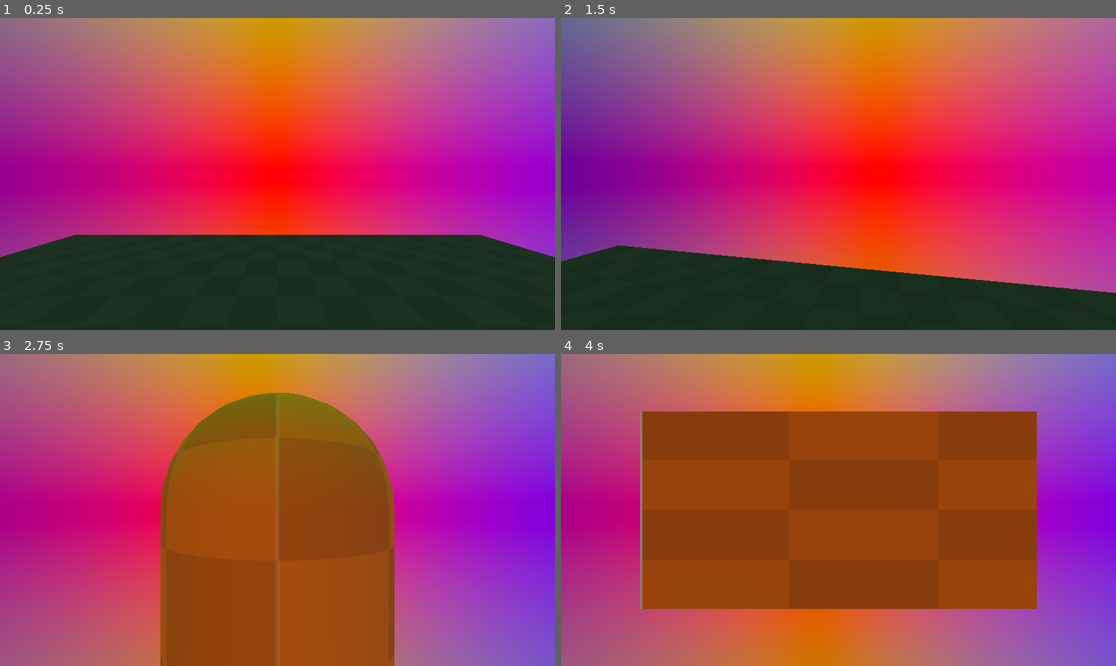
Above: before the commit, frames 1-4 (two rows, left to right).
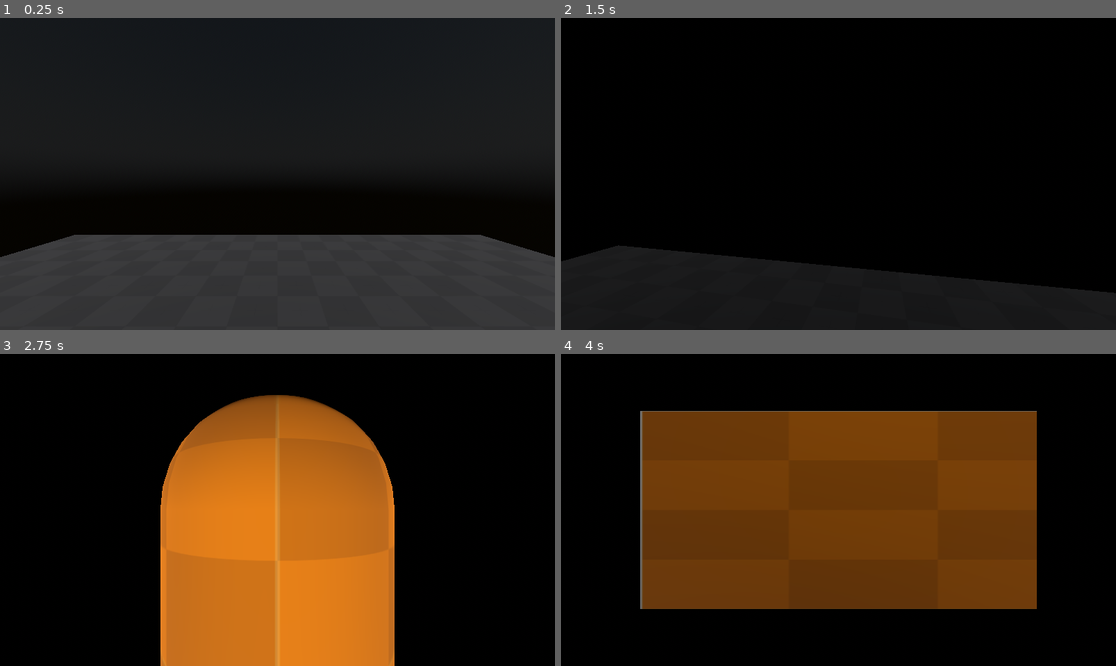
Above: after the commit, the same moments.

Repository: FroggLeo/driving-game
Game: Godot game, scene res://world.tscn
Same seed, same stepped clock (60 frames per second), same inputs: the game is played once before the commit and once after it.
Inputs (mouse positions are in pixels of both pictures, inside the frame that each line leads up to):
- Up to frame 1 (0.25 s): no input
- Up to frame 2 (1.5 s): tap Enter at 0.5 s; move the mouse to (866, 174) at 0.52 s; hold Right mouse button (move_camera) 0.53-1.28 s; hold W (move_forward) from 0.53 s (still down); tap Space (jump) at 0.77 s; move the mouse to (810, 174) at 1.27 s; tap Mouse wheel up (zoom_in) at 1.35 s
- Up to frame 3 (2.75 s): keep holding W (move_forward); tap Space (jump) at 1.52 s; move the mouse to (288, 503) at 2.02 s; hold Mouse wheel down (zoom_out) from 2.03 s (still down)
- Up to frame 4 (4 s): move the mouse to (810, 572) at 2.77 s; release Mouse wheel down (zoom_out) at 2.78 s; tap Alt at 2.85 s; tap Space (jump) at 3.02, 3.77 s; move the mouse to (1005, 556) at 3.52 s; release W (move_forward) at 3.53 s; hold A (move_left) from 3.53 s (still down); tap Shift at 3.6 s

The runs differ from the first frame. In frame 1, 100% of the frame differs, in the area x 0-100%, y 0-100%; in frame 2, 80%; in frame 3, 100%; in frame 4, 100%.

Commit message:
use physical sky material instead of custom shader

Diff:
--- a/godot_project/environment/sky.gd
+++ b/godot_project/environment/sky.gd
@@ -1,3 +1,4 @@
+@tool
 extends WorldEnvironment
 
 @export_category("Time lengths")
@@ -13,12 +14,21 @@
 
 @export_category("Tilt of the sun and moon")
 # tilt of the sun, axial tilt, difference between equinox and summer/winter solstice
-@export var axial_tilt: float = 23.5
+@export var axial_tilt: float = 23.5:
+	set (value):
+		axial_tilt = value
+		_update_sun_moon()
 # tilt of the moon relative to the sun
-@export var moon_axial_tilt: float = 5.0
+@export var moon_axial_tilt: float = 5.0:
+	set (value):
+		moon_axial_tilt = value
+		_update_sun_moon()
 # tilt of the equinox from the vertical, or the degree of the latitude
 # 34 degrees is around los angeles's equinox
-@export var latitude: float = 34
+@export_range(-90,90,0.01) var latitude: float = 34:
+	set (value):
+		latitude = value
+		_update_sun_moon()
 
 @export_category("Sun and moon energy")
 # energy of the sunlight
@@ -27,6 +37,30 @@
 # max fraction of the reflected sunlight @ full moon, 0 to 1
 @export var moon_energy: float = 0.136
 
+@export_category("Initial time")
+# all from 0 to 1
+# this is the initial amounts when the game starts
+# the initial time
+@export_range(0,1,0.001) var time: float = 0:
+	set (value):
+		time = value
+		_update_sun_moon()
+# the moon's rotation
+@export_range(0,1,0.001) var moon_time: float = 0:
+	set (value):
+		moon_time = value
+		_update_sun_moon()
+# the time of the year
+@export_range(0,1,0.001) var year_time: float = 0:
+	set (value):
+		year_time = value
+		_update_sun_moon()
+# time of the moon season
+@export_range(0,1,0.001) var moon_season: float = 0:
+	set (value):
+		moon_season = value
+		_update_sun_moon()
+
 # nodes used
 @onready var sun = $sun_tilt/sun
 @onready var moon = $moon_tilt/moon
@@ -34,18 +68,6 @@
 @onready var moon_tilt = $moon_tilt
 @onready var sun_light = $sun_tilt/sun/sun_light
 @onready var moon_light = $moon_tilt/moon/moon_light
-
-@export_category("Initial time")
-# all from 0 to 1
-# this is the initial amounts when the game starts
-# the initial time
-@export_range(0,1,0.001) var time: float = 0
-# the moon's rotation
-@export_range(0,1,0.001) var moon_time: float = 0
-# the time of the year
-@export_range(0,1,0.001) var year_time: float = 0
-# time of the moon season
-@export_range(0,1,0.001) var moon_season: float = 0
 
 # Called when the node enters the scene tree for the first time.
 func _ready() -> void:
@@ -57,12 +79,18 @@
 
 # Called every frame. 'delta' is the elapsed time since the previous frame.
 func _process(delta: float) -> void:
+	if Engine.is_editor_hint():
+		return
 	if Global.paused:
 		return
 
 	# calculate global time change
 	var time_change = delta / day_length
+	_update_clock(time_change)
 
+	_update_sun_moon()
+
+func _update_clock(time_change) -> void:
 	# calculate day/sun time
 	time += time_change
 	if time >= 1.0:
@@ -80,9 +108,18 @@
 	if moon_season >= 1.0:
 		moon_season = 0
 
+func _update_sun_moon() -> void:
+	if sun == null or moon == null or sun_tilt == null or moon_tilt == null or sun_light == null or moon_light == null:
+		return
+
 	# sun rotation
 	var sun_angle = TAU * time
 	sun.rotation.z = sun_angle
+	# sun tilt
+	# using sin so that it goes from 1 to -1 to 1 instead of 0 to 1
+	# trig...
+	var sun_tilt_angle = deg_to_rad(axial_tilt) * -sin((year_time - 0.25) * TAU)
+	sun_tilt.rotation.x = sun_tilt_angle
 
 	# moon rotation
 	# the extra sun angle gives it somewhat realisic feel
@@ -92,13 +129,6 @@
 	# moon light energy
 	# make sure to place the sun and moon meshes opposite of each other
 	moon_light.light_energy = sun_energy * moon_energy * absf(2 * (0.5 - moon_time))
-
-	# sun tilt
-	# using sin so that it goes from 1 to -1 to 1 instead of 0 to 1
-	# trig...
-	var sun_tilt_angle = deg_to_rad(axial_tilt) * sin(year_time * TAU)
-	sun_tilt.rotation.x = sun_tilt_angle
-
 	# moon tilt
 	# based on sun tilt but varies by +-moon_axial_tilt over a time of moon_season years
 	var moon_tilt_angle = sun_tilt_angle + (deg_to_rad(moon_axial_tilt) * sin(moon_season * TAU))
--- a/godot_project/environment/sky.gdshader
+++ b/godot_project/environment/sky.gdshader
@@ -29,5 +29,5 @@
 	float sun_factor = pow(towards_sun, 90.0);
 
 	color = mix(color, sunTint, sun_factor);
-	COLOR = EYEDIR;
+	COLOR = color;
 }
--- a/godot_project/environment/sky.tscn
+++ b/godot_project/environment/sky.tscn
@@ -1,37 +1,30 @@
-[gd_scene load_steps=10 format=3 uid="uid://cmvvu0pixwdta"]
+[gd_scene load_steps=9 format=3 uid="uid://cmvvu0pixwdta"]
 
-[ext_resource type="Shader" uid="uid://c74ktvjqn23l7" path="res://environment/sky.gdshader" id="1_gr5xt"]
 [ext_resource type="Script" uid="uid://bhq4nv4os3os0" path="res://environment/sky.gd" id="2_dptxg"]
 
-[sub_resource type="ShaderMaterial" id="ShaderMaterial_gr5xt"]
-shader = ExtResource("1_gr5xt")
-shader_parameter/sun_rotation = Vector3(0, 0, 1)
-shader_parameter/sunTint = Color(0.99795026, 0.96610767, 0, 1)
-shader_parameter/zenithColor = Color(0.007843138, 0.003921569, 0.06666667, 1)
-shader_parameter/horizonColor = Color(0.11764706, 0.11764706, 0.16470589, 1)
+[sub_resource type="PhysicalSkyMaterial" id="PhysicalSkyMaterial_vlds3"]
 
-[sub_resource type="Sky" id="Sky_dptxg"]
-sky_material = SubResource("ShaderMaterial_gr5xt")
+[sub_resource type="Sky" id="Sky_t5sdn"]
+sky_material = SubResource("PhysicalSkyMaterial_vlds3")
 
-[sub_resource type="Environment" id="Environment_py8sg"]
+[sub_resource type="Environment" id="Environment_rdg10"]
 background_mode = 2
-sky = SubResource("Sky_dptxg")
-ambient_light_source = 3
+sky = SubResource("Sky_t5sdn")
 
-[sub_resource type="StandardMaterial3D" id="StandardMaterial3D_t5sdn"]
+[sub_resource type="StandardMaterial3D" id="StandardMaterial3D_kpmkc"]
 emission_enabled = true
 emission = Color(0.912492, 0.88073415, 0.5395693, 1)
 
 [sub_resource type="SphereMesh" id="SphereMesh_gr5xt"]
-material = SubResource("StandardMaterial3D_t5sdn")
+material = SubResource("StandardMaterial3D_kpmkc")
 
-[sub_resource type="StandardMaterial3D" id="StandardMaterial3D_rdg10"]
+[sub_resource type="StandardMaterial3D" id="StandardMaterial3D_djljc"]
 
 [sub_resource type="SphereMesh" id="SphereMesh_kpmkc"]
-material = SubResource("StandardMaterial3D_rdg10")
+material = SubResource("StandardMaterial3D_djljc")
 
 [node name="sky" type="WorldEnvironment"]
-environment = SubResource("Environment_py8sg")
+environment = SubResource("Environment_rdg10")
 script = ExtResource("2_dptxg")
 
 [node name="sun_tilt" type="Node3D" parent="."]
--- a/godot_project/world.tscn
+++ b/godot_project/world.tscn
@@ -37,3 +37,7 @@
 transform = Transform3D(-4.371139e-08, 0, -1, 0, 1, 0, 1, 0, -4.371139e-08, 0, -0.5, 0)
 
 [node name="sky" parent="." instance=ExtResource("3_tlwt5")]
+time = 0.583
+moon_time = 0.6595336192090081
+year_time = 0.5266286200000139
+moon_season = 0.361
